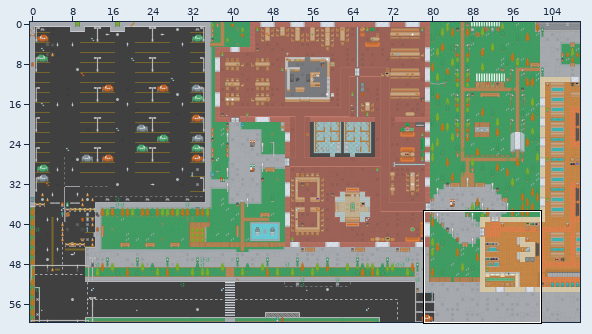
Level history. Tiled map: app/assets/MapLib.tmx. The first picture is a wide view before the edit; the outline marks the close-up.
Close-up. Before the commit:
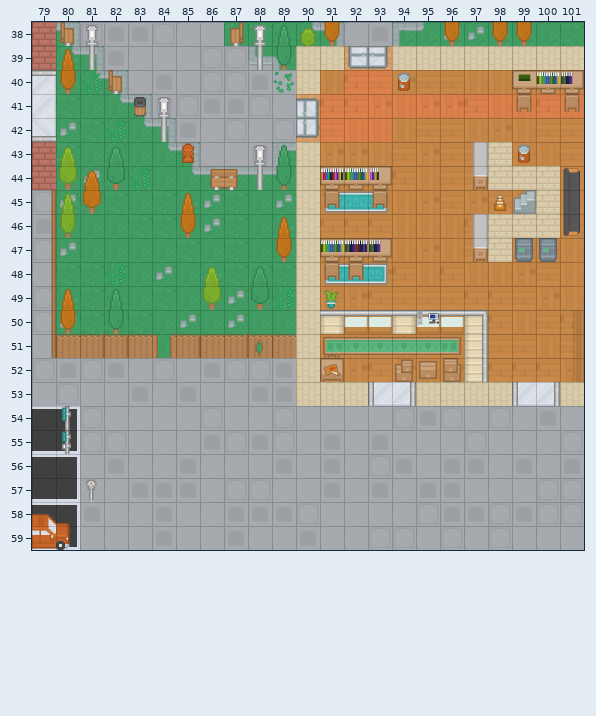
Cells are 64x64 px. Shown: x 79..101, y 38..59. The commit also changed other parts of the map, which this record leaves out.
The result:
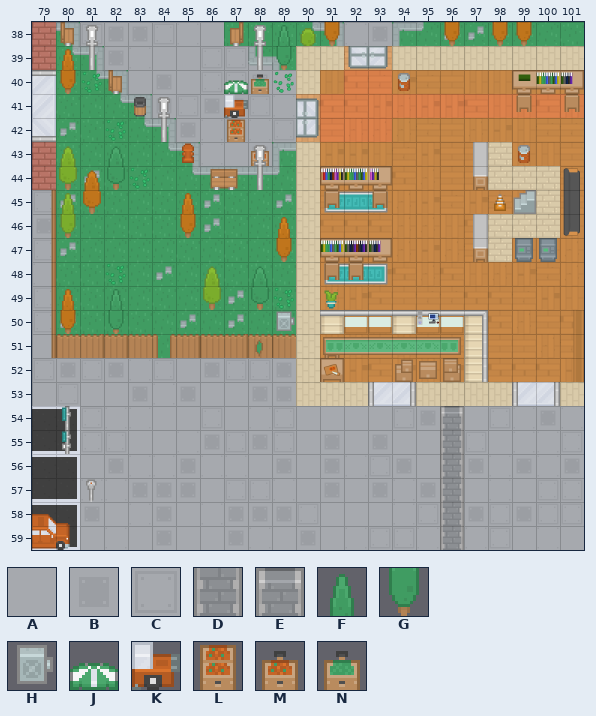
Key: from "City": A 22, B 59, C 60, D 189, E 337, F 406, G 443, H 548, J 552, K 589, L 676, M 678, N 679.
_ is an empty cell, . an unchanged one.
Diff:
--- layer "Ground"
@@ x 96..96 @@
-54 C
-55 A
-56 B
-57 B
-58 B
-59 C
+54 E
+55 D
+56 D
+57 D
+58 D
+59 D
--- layer "Roadmarker"
@@ x 88..88 @@
-43 _
+43 M
--- layer "Environment"
@@ x 87..89 @@
-40 __.
-41 _..
-42 _..
-43 ..F
-44 ..G
+40 JN.
+41 K..
+42 L..
+43 .._
+44 .._
@@ x 89..89 @@
-50 _
+50 H
Pixel boxes of the changes (left, top, right, bottom) in both close-ups:
changed: (224, 74, 292, 190)
added: (276, 311, 295, 331)
changed: (440, 406, 464, 550)
